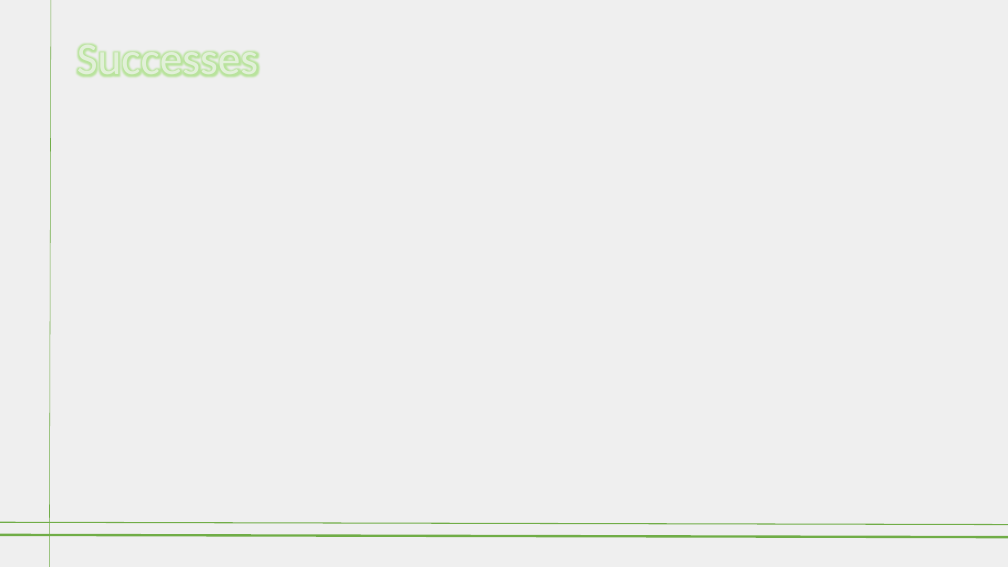
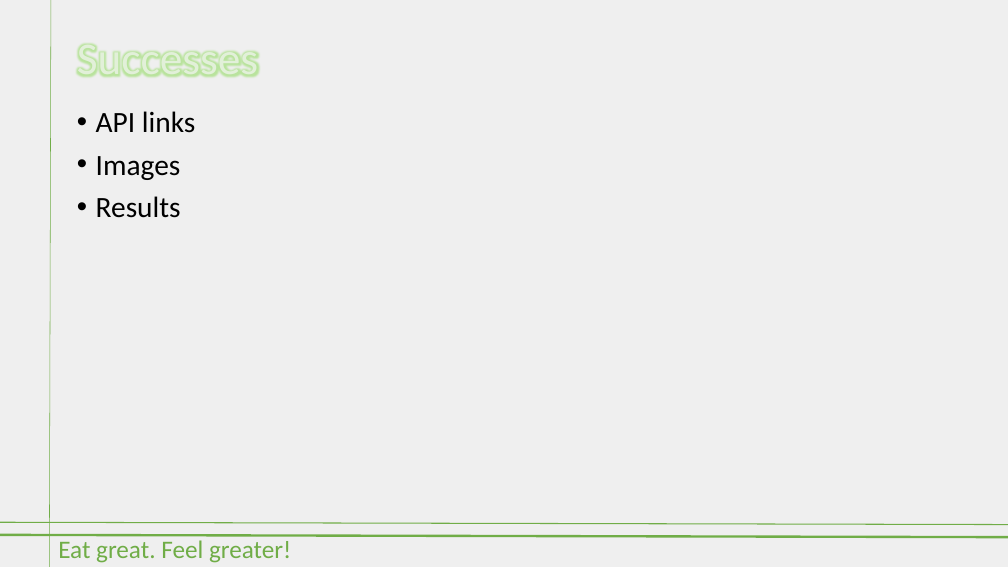
Before and after one commit to stanno03/Fridge-Fren, a slide deck: slide 8 of Fridge Fren.pptx. Drawn at 1008x567 pixels with LibreOffice and Linux fonts; fonts in the diff are those of the drawing. Boxes give left, top, right and bottom in pixels: in the first picture for what was removed or moved away, otherwise in the second. Text is boxed around its words. In the diff, an @@ line names an element or a change of style, - is before the commit and + after.

```diff
--- a/Fridge Fren.pptx
+++ b/Fridge Fren.pptx
@@ text added at [96, 111, 195, 218], 28 pt, text #000000 @@
+• API links
+• Images
+• Results
@@ text added at [58, 540, 291, 563], 24 pt, text #70AD47 @@
+Eat great. Feel greater!
```
Also in this commit, not shown: 10 other slides changed.
